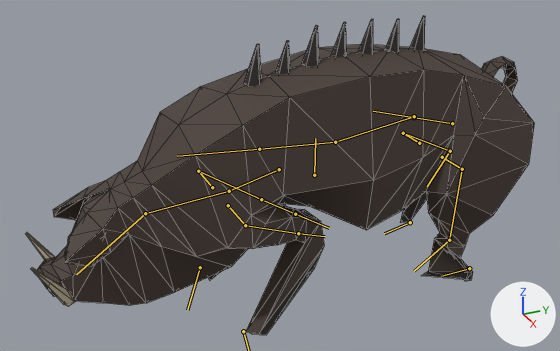
One commit to the glTF model assets/models/criaturas/javali/javali.glb: the scene before it, then after it.
Camera for both pictures: a camera (50 mm lens) standing at (11.84, -6.03, 8.35) and looking at (-0.11, -0.65, 2.38). Arrows for +X, +Y and +Z are at lower right; the lights stay in place. The first picture is the older version. Both versions are drawn at frame 8 of the action 'Run-loop'; the numbers are the values there. The bones that change, and the others that lie on the model, are drawn over the model as lines. Mesh edges are drawn as thin lines.
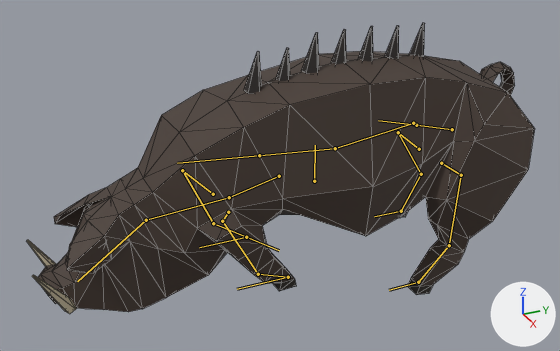
What differs and where, as boxes (x1, y1, x2, y2) in the pictures (560 x 351 px):
'Pig', posed (10% shorter)
    before: (37, 44, 534, 335)
    after: (38, 51, 535, 312)
'Cone.001', posed
    before: (31, 268, 75, 307)
    after: (32, 275, 76, 314)
'Cone.002', posed
    before: (244, 44, 262, 87)
    after: (244, 52, 262, 94)
'Cone.004', posed
    before: (302, 26, 319, 67)
    after: (302, 33, 319, 74)
'Cone.005', posed
    before: (332, 22, 347, 58)
    after: (331, 30, 346, 65)
'Cone.006', posed
    before: (358, 19, 373, 55)
    after: (358, 26, 373, 61)
'Cone.003', posed
    before: (276, 41, 290, 75)
    after: (276, 48, 290, 82)
'Cone.008', posed
    before: (410, 16, 425, 51)
    after: (410, 23, 425, 57)
'Cone', posed
    before: (26, 232, 55, 260)
    after: (27, 240, 56, 267)
'Cone.007', posed (7% wider)
    before: (385, 19, 399, 52)
    after: (384, 26, 399, 59)
bone 'BackFoot.L', root to tip
    before: (469, 268) to (441, 276)
    after: (418, 282) to (389, 290)
bone 'BackFoot.R', root to tip
    before: (410, 222) to (384, 233)
    after: (401, 211) to (374, 216)
bone 'Body', root to tip
    before: (314, 175) to (315, 138)
    after: (314, 181) to (315, 145)
bone 'Back', root to tip
    before: (452, 123) to (414, 117)
    after: (452, 129) to (416, 125)
bone 'BackLowLeg.L', root to tip
    before: (449, 240) to (414, 271)
    after: (449, 245) to (418, 282)
bone 'BackLeg.R', root to tip
    before: (419, 143) to (403, 133)
    after: (419, 149) to (398, 132)
bone 'BackUpLeg.R', root to tip
    before: (403, 133) to (450, 151)
    after: (398, 132) to (421, 174)
bone 'BackLowLeg.R', root to tip
    before: (450, 151) to (427, 186)
    after: (421, 174) to (401, 211)
bone 'FrontLeg.L', root to tip
    before: (228, 205) to (245, 225)
    after: (228, 212) to (222, 221)
bone 'FrontUpLeg.L', root to tip
    before: (245, 225) to (298, 233)
    after: (222, 221) to (258, 274)
bone 'FrontLowLeg.L', root to tip
    before: (298, 233) to (325, 236)
    after: (258, 274) to (288, 277)
bone 'FrontLeg.R', root to tip
    before: (212, 187) to (198, 171)
    after: (213, 194) to (182, 170)
bone 'FrontUpLeg.R', root to tip
    before: (198, 171) to (261, 199)
    after: (182, 170) to (213, 223)
bone 'FrontLowLeg.R', root to tip
    before: (261, 199) to (295, 214)
    after: (213, 223) to (246, 237)
bone 'FrontFoot.R', root to tip
    before: (200, 267) to (187, 310)
    after: (246, 237) to (199, 247)

Patch to the scene script:
```diff
--- a/assets/models/criaturas/javali/javali.glb.py
+++ b/assets/models/criaturas/javali/javali.glb.py
@@ bone_backfoot_l @@
 bone_backfoot_l = bpy.data.objects['Armature'].pose.bones['BackFoot.L']  # child of 'root'
-bone_backfoot_l.location = (0.0, 0.0, 0.0)
+bone_backfoot_l.location = (0.0, 1.23, 0.0)
@@ bone_backfoot_r @@
 bone_backfoot_r = bpy.data.objects['Armature'].pose.bones['BackFoot.R']  # child of 'root'
-bone_backfoot_r.location = (0.0, 0.0, 0.0)
-bone_backfoot_r.rotation_quaternion = (0.995, 0.103, 0.0, 0.0)  # degrees (12, 0, 0)
+bone_backfoot_r.location = (0.0, 0.27, -0.35)
+bone_backfoot_r.rotation_quaternion = (1.0, 0.0, 0.0, 0.0)  # degrees (0, 0, 0)
@@ bone_body @@
 bone_body = bpy.data.objects['Armature'].pose.bones['Body']  # child of 'root'
-bone_body.location = (0.0, 0.0, 0.0)
+bone_body.location = (0.0, -0.13, 0.0)
@@ bone_back @@
 bone_back = bpy.data.objects['Armature'].pose.bones['Back']  # child of 'Body'
-bone_back.rotation_quaternion = (1.0, 0.008, 0.01, -0.001)  # degrees (1, 1, 0)
+bone_back.rotation_quaternion = (0.998, 0.008, 0.025, -0.053)  # degrees (1, 3, -6)
@@ bone_backlowleg_l @@
 bone_backlowleg_l = bpy.data.objects['Armature'].pose.bones['BackLowLeg.L']  # child of 'BackUpLeg.L'
-bone_backlowleg_l.rotation_quaternion = (0.994, -0.107, 0.0, 0.0)  # degrees (-12, 0, 0)
+bone_backlowleg_l.rotation_quaternion = (1.0, -0.002, 0.0, 0.002)  # degrees (0, 0, 0)
@@ bone_backleg_r @@
 bone_backleg_r = bpy.data.objects['Armature'].pose.bones['BackLeg.R']  # child of 'Body'
-bone_backleg_r.rotation_quaternion = (0.945, 0.0, -0.326, 0.0)  # degrees (0, -38, 0)
+bone_backleg_r.rotation_quaternion = (0.961, 0.091, -0.2, -0.167)  # degrees (15, -21, -23)
@@ bone_backupleg_r @@
 bone_backupleg_r = bpy.data.objects['Armature'].pose.bones['BackUpLeg.R']  # child of 'BackLeg.R'
-bone_backupleg_r.rotation_quaternion = (1.0, 0.001, 0.0, 0.026)  # degrees (0, 0, 3)
+bone_backupleg_r.rotation_quaternion = (0.986, -0.129, -0.033, -0.102)  # degrees (-14, -5, -11)
@@ bone_backlowleg_r @@
 bone_backlowleg_r = bpy.data.objects['Armature'].pose.bones['BackLowLeg.R']  # child of 'BackUpLeg.R'
-bone_backlowleg_r.rotation_quaternion = (0.871, -0.49, 0.0, 0.0)  # degrees (-59, 0, 0)
+bone_backlowleg_r.rotation_quaternion = (0.959, -0.278, 0.002, -0.06)  # degrees (-32, -2, -7)
@@ bone_frontleg_l @@
 bone_frontleg_l = bpy.data.objects['Armature'].pose.bones['FrontLeg.L']  # child of 'Body'
-bone_frontleg_l.rotation_quaternion = (0.798, 0.0, 0.603, 0.0)  # degrees (0, 74, 0)
+bone_frontleg_l.rotation_quaternion = (0.855, -0.134, 0.442, -0.234)  # degrees (-37, 44, -46)
@@ bone_frontupleg_l @@
 bone_frontupleg_l = bpy.data.objects['Armature'].pose.bones['FrontUpLeg.L']  # child of 'FrontLeg.L'
-bone_frontupleg_l.rotation_quaternion = (0.989, 0.0, 0.0, 0.147)  # degrees (0, 0, 17)
+bone_frontupleg_l.rotation_quaternion = (0.949, -0.127, -0.045, 0.284)  # degrees (-15, -1, 33)
@@ bone_frontlowleg_l @@
 bone_frontlowleg_l = bpy.data.objects['Armature'].pose.bones['FrontLowLeg.L']  # child of 'FrontUpLeg.L'
-bone_frontlowleg_l.rotation_quaternion = (0.984, -0.179, 0.0, 0.0)  # degrees (-21, 0, 0)
+bone_frontlowleg_l.rotation_quaternion = (0.986, 0.098, 0.001, 0.134)  # degrees (11, -1, 15)
@@ bone_frontleg_r @@
 bone_frontleg_r = bpy.data.objects['Armature'].pose.bones['FrontLeg.R']  # child of 'Body'
-bone_frontleg_r.rotation_quaternion = (0.818, 0.0, -0.575, 0.0)  # degrees (0, -70, 0)
+bone_frontleg_r.rotation_quaternion = (0.866, 0.135, -0.413, -0.247)  # degrees (35, -40, -45)
@@ bone_frontupleg_r @@
 bone_frontupleg_r = bpy.data.objects['Armature'].pose.bones['FrontUpLeg.R']  # child of 'FrontLeg.R'
-bone_frontupleg_r.rotation_quaternion = (0.991, 0.001, 0.0, -0.134)  # degrees (0, 0, -15)
+bone_frontupleg_r.rotation_quaternion = (0.956, -0.143, 0.04, -0.254)  # degrees (-17, 0, -30)
@@ bone_frontlowleg_r @@
 bone_frontlowleg_r = bpy.data.objects['Armature'].pose.bones['FrontLowLeg.R']  # child of 'FrontUpLeg.R'
-bone_frontlowleg_r.rotation_quaternion = (0.984, -0.179, 0.0, 0.0)  # degrees (-21, 0, 0)
+bone_frontlowleg_r.rotation_quaternion = (0.988, 0.095, -0.001, -0.122)  # degrees (11, 1, -14)
@@ bone_frontfoot_l @@
 bone_frontfoot_l = bpy.data.objects['Armature'].pose.bones['FrontFoot.L']  # child of 'root'
-bone_frontfoot_l.location = (0.0, 0.0, 0.0)
-bone_frontfoot_l.rotation_quaternion = (0.631, 0.776, 0.0, 0.0)  # degrees (102, 0, 0)
+bone_frontfoot_l.location = (-0.37, -1.03, -0.66)
+bone_frontfoot_l.rotation_quaternion = (1.0, 0.0, 0.0, 0.0)  # degrees (0, 0, 0)
@@ bone_frontfoot_r @@
 bone_frontfoot_r = bpy.data.objects['Armature'].pose.bones['FrontFoot.R']  # child of 'root'
-bone_frontfoot_r.location = (0.0, 0.0, 0.0)
-bone_frontfoot_r.rotation_quaternion = (0.81, 0.587, 0.0, 0.0)  # degrees (72, 0, 0)
+bone_frontfoot_r.location = (0.23, -0.95, -0.6)
+bone_frontfoot_r.rotation_quaternion = (1.0, 0.0, 0.0, 0.0)  # degrees (0, 0, 0)
```
